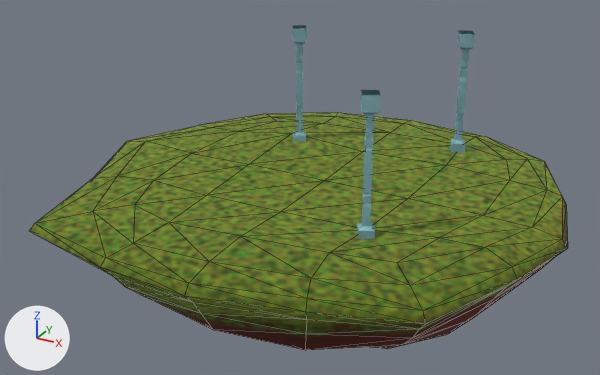
A saved change to the glTF model game/source/room_1.glb.
Rendered twice from a 50 mm camera at (48.0, -94.1, 46.0) aimed at (-3.7, -0.3, -0.9). The axes (+X, +Y, +Z) are drawn at lower left. The lights are the same throughout. Mesh edges are drawn as thin lines on the coarser meshes. Where no turn or scale is listed for an object, it has been applied to the vertices. Vertices at the same position are counted once.

Names of what the first picture shows: 'Pillar -col', 'Pillar -col.001', 'Pillar -col.002', 'island floor -col'.
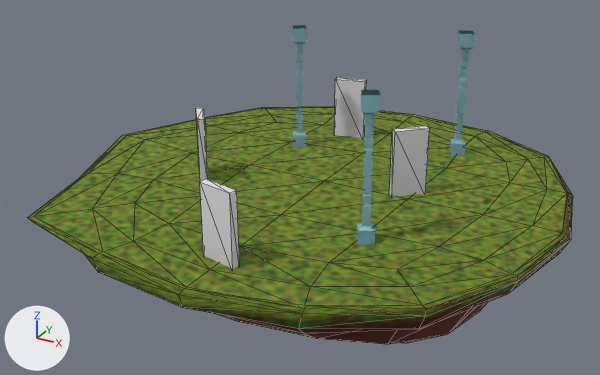
Edits to the scene script, one JSON object a line:
```json
{"block": "me_cube_004", "where": "# used by ob_island_floor__col; location = (0.0, 0.0, 0.0)"}
{"op": "remove", "block": "me_cube_004", "code": "me_cube_004.from_pydata(...)  # 162 vertices, 320 faces; spans x -36.7..33.2, y -32.8..33.2, z -23.1..2.3"}
{"op": "add", "block": "me_cube_004", "code": "me_cube_004.from_pydata(...)  # 162 vertices, 320 faces; spans x -36.8..33.5, y -33.3..33.8, z -23.1..0.7"}
{"block": "me_cube_004", "change": "me_cube_004 part 1: 131 of 162 vertices moved; they spanned x -36.7..33.2, y -32.8..33.2, z -11.9..2.3 and now span x -36.8..33.5, y -33.3..33.8, z -11.6..0.7; mean shift (-0.1, 0.0, 1.4); largest move (-28.3, -12.1, -5.0) -> (-31.4, -13.2, -2.2)"}
{"op": "add", "block": "me_cube_006", "code": ["me_cube_006 = bpy.data.meshes.new('Cube.006')", "me_cube_006.from_pydata(...)  # a box spanning x -0.22..0.22, y -1.0..1.0, z -2.06..2.06"]}
{"op": "add", "block": "ob_obstacle__col_003", "code": ["ob_obstacle__col_003 = bpy.data.objects.new('Obstacle -col.003', me_cube_006)", "ob_obstacle__col_003.location = (-4.9, 18.2, 4.9)", "ob_obstacle__col_003.rotation_euler = (0.0, 0.0, -1.382)  # degrees (0, 0, -79)", "ob_obstacle__col_003.scale = (2.38, 2.38, 2.38)"]}
{"op": "add", "block": "ob_obstacle__col_002", "code": ["ob_obstacle__col_002 = bpy.data.objects.new('Obstacle -col.002', me_cube_006)", "ob_obstacle__col_002.location = (0.2, -25.7, 4.9)", "ob_obstacle__col_002.rotation_euler = (0.0, 0.0, -1.789)  # degrees (0, 0, -103)", "ob_obstacle__col_002.scale = (2.38, 2.38, 2.38)"]}
{"op": "add", "block": "ob_obstacle__col_001", "code": ["ob_obstacle__col_001 = bpy.data.objects.new('Obstacle -col.001', me_cube_006)", "ob_obstacle__col_001.location = (11.6, 1.8, 4.9)", "ob_obstacle__col_001.rotation_euler = (0.0, 0.0, -0.814)  # degrees (0, 0, -47)", "ob_obstacle__col_001.scale = (2.38, 2.38, 2.38)"]}
{"op": "add", "block": "ob_obstacle__col", "code": ["ob_obstacle__col = bpy.data.objects.new('Obstacle -col', me_cube_006)", "ob_obstacle__col.location = (-15.8, -6.3, 4.9)", "ob_obstacle__col.rotation_euler = (0.0, 0.0, 0.648)  # degrees (0, 0, 37)", "ob_obstacle__col.scale = (2.38, 2.38, 2.38)"]}
```

Boxes [x1, y1, x2, y2] around the edits, measured in the pictures (600 x 375 px):
```json
{"object": "island floor -col", "change": "reshaped", "before": [30, 112, 568, 350], "after": [27, 106, 573, 344]}
{"object": "Obstacle -col.002", "change": "added", "after": [200, 179, 239, 269]}
{"object": "Obstacle -col.001", "change": "added", "after": [389, 126, 430, 197]}
{"object": "Obstacle -col.003", "change": "added", "after": [334, 77, 367, 138]}
{"object": "Obstacle -col", "change": "added", "after": [196, 108, 208, 181]}
```
